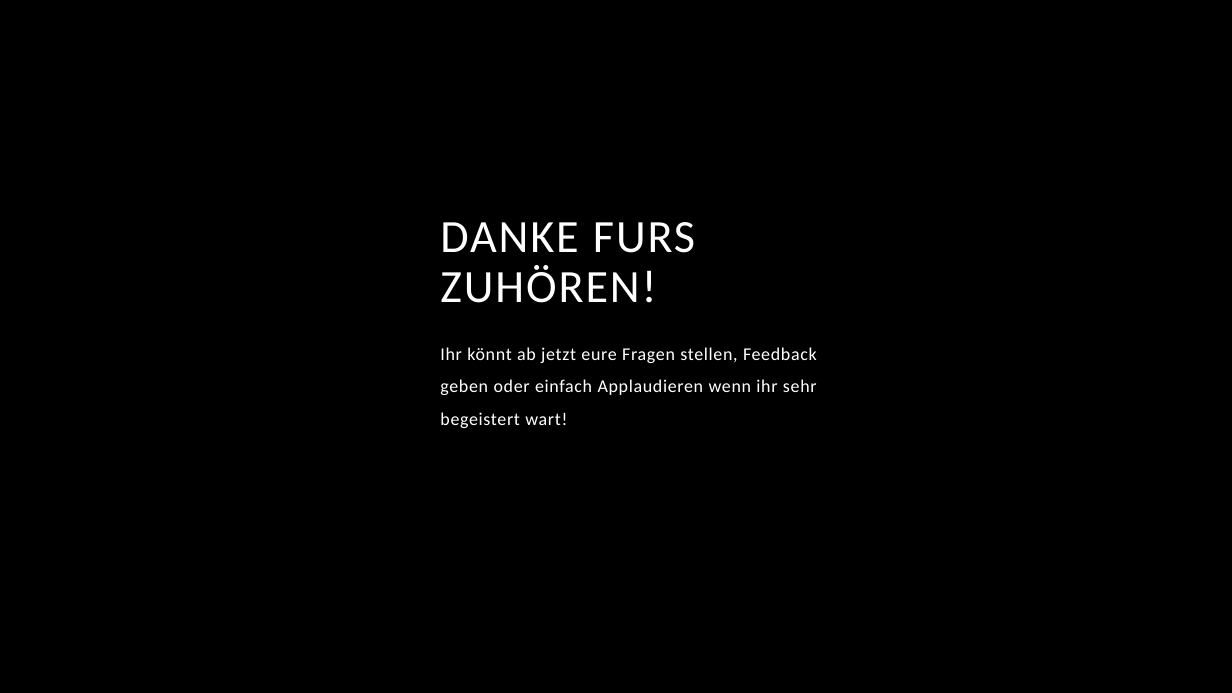
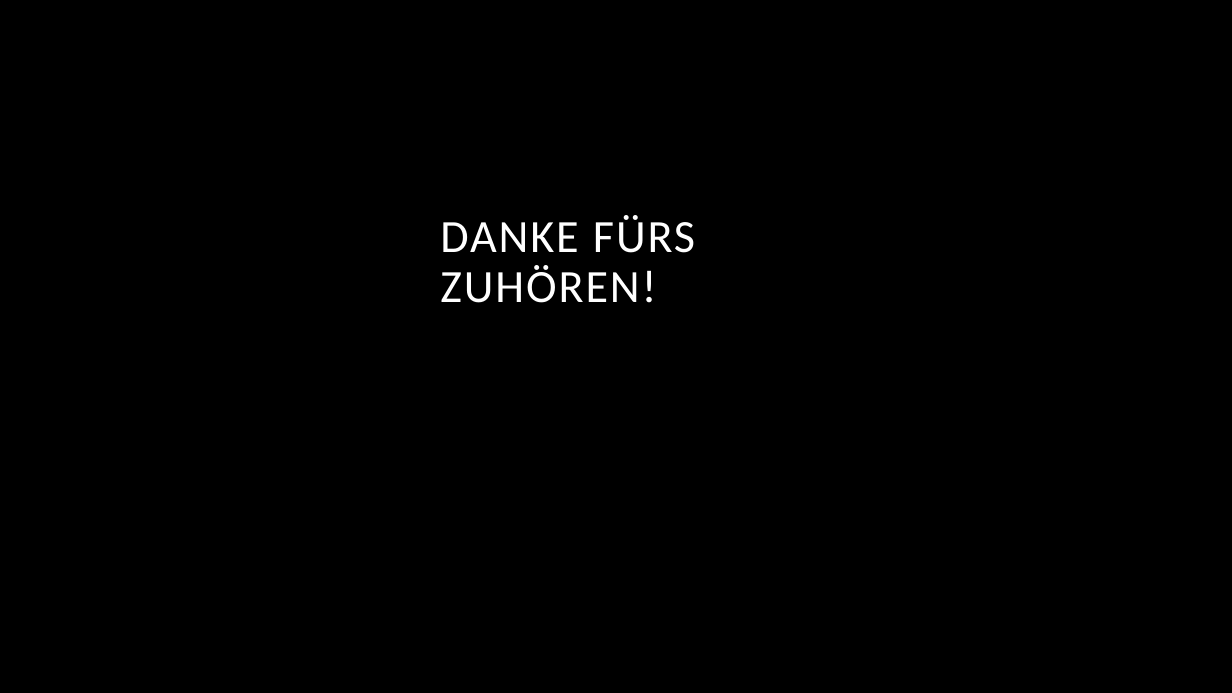
Before and after one commit to Scriptor25/Seminararbeit, a slide deck: slide 31 of Präsentation/Die biologischen Wirkungen radioaktiver Strahlung.pptx (slide 30 before the commit). Drawn at 1232x693 pixels with LibreOffice and Linux fonts; fonts in the diff are those of the drawing; background and template pictures are left out. Boxes give left, top, right and bottom in pixels: in the first picture for what was removed or moved away, otherwise in the second. Text is boxed around its words. In the diff, an @@ line names an element or a change of style, - is before the commit and + after.

```diff
--- a/Präsentation/Die biologischen Wirkungen radioaktiver Strahlung.pptx
+++ b/Präsentation/Die biologischen Wirkungen radioaktiver Strahlung.pptx
@@ title at (x1=440, y1=215, x2=695, y2=303): text changed @@
-DANKE FURS ZUHÖREN!
+DANKE FÜRS ZUHÖREN!
@@ subtitle removed at (x1=440, y1=347, x2=817, y2=428) @@
-Ihr könnt ab jetzt eure Fragen stellen, Feedback geben oder einfach Applaudieren wenn ihr sehr begeistert wart!
```
Also in this commit, not shown: 4 other slides changed, 4 slides added, 2 slides removed.
